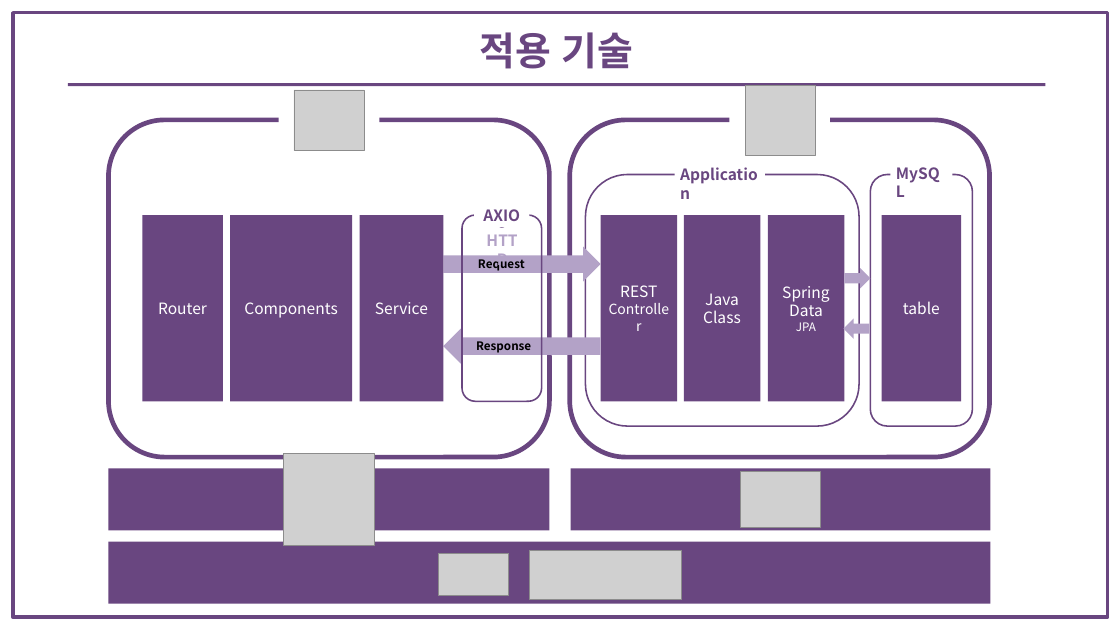
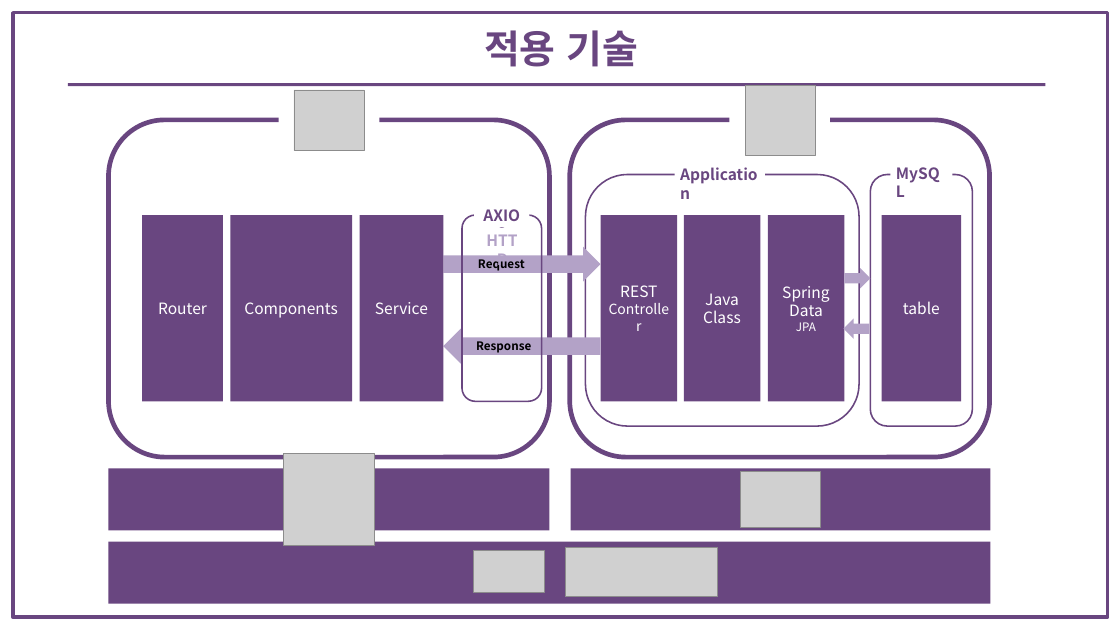
Before and after one commit to bitnarii/YMPM, a slide deck: slide 9 of 기획서/5조 Fit-back.pptx. Drawn at 1120x630 pixels with LibreOffice and Linux fonts; fonts in the diff are those of the drawing; grey boxes stand for pictures. Boxes give left, top, right and bottom in pixels: in the first picture for what was removed or moved away, otherwise in the second. Text is boxed around its words. In the diff, an @@ line names an element or a change of style, - is before the commit and + after.

```diff
--- a/기획서/5조 Fit-back.pptx
+++ b/기획서/5조 Fit-back.pptx
@@ text "적용 기술": place and size @@
-text "적용 기술" at (480,32,634,69)
+text "적용 기술" at (484,30,639,67)
@@ picture: place and size @@
-picture at (438,553,509,595)
+picture at (474,550,544,592)
@@ picture: place and size @@
-picture at (530,550,682,599)
+picture at (565,548,717,596)
```
Also in this commit, not shown: 8 other slides changed, 3 slides added.
